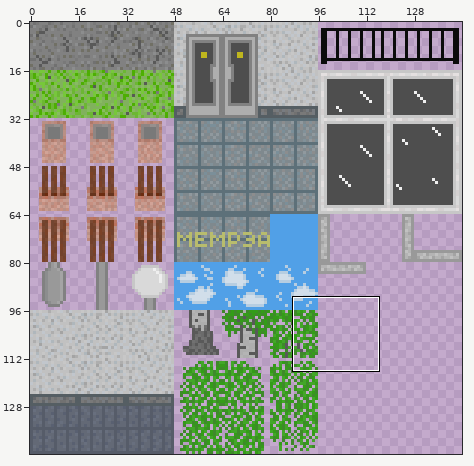
One commit to this sprite sheet: android/assets/maps/tiles/square_tiles.png. The picture above shows the old version from afar; the outline marks the close-up.
Close-up. As it was:
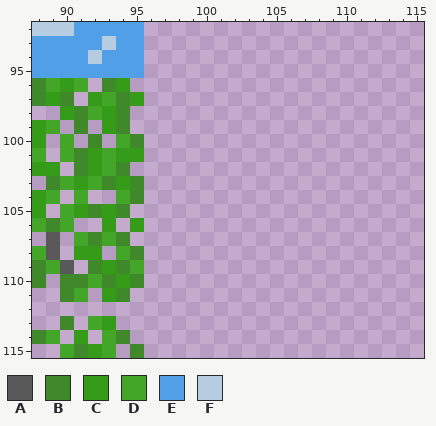
The file is 144x144 pixels. Colours within 5 levels of each other are drawn and written as one. Shown: x 88..115, y 92..115.
Palette (. is transparent): A #595959  B #3f892b  C #349c19  D #43a629  E #51a0e7  F #b6cde1
Pixels before, first column x 88:
 92 FFFEEEEE
 93 EEEEEFEE
 94 EEEEFEEE
 95 EEEEEEEE
 96 BDCD.BC.
 97 BCB.CDBC
 98 ..CBDCB.
 99 CD.B.CB.
100 C.D.B.DB
101 D.DBCDCC
102 CC.BCDB.
103 .BDCDBCB
104 CD.D..DB
105 C.DCBCB.
106 DBD..C.C
107 .A.DBDB.
108 DA.CC.DB
109 BDA.BCBD
110 B.BBDBCB
111 ..BD.CB.
112 ........
113 ..B.DC..
114 BD.C.DB.
115 ..DBCD.B
And afterwards:
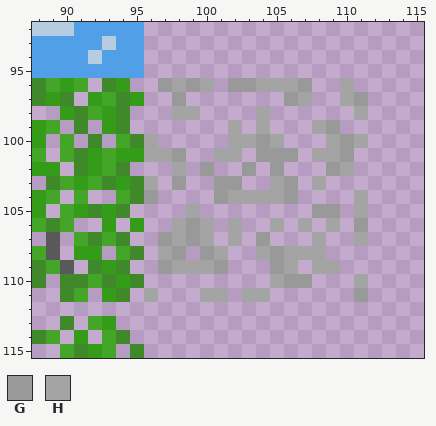
Colours new in this view: G #999999  H #a4a4a4
Change:
Changed rows in their new state; - is an unchanged pixel.
first column x 95:
 96 --GHGH-GGHHHG--H-
 97 ---G-------GH--HG
 98 ---HH----H------H
 99 -------H-H---HG--
100 -H-----HHGH---HGH
101 -HHG--HH-GGG-HHG-
102 ---H-G--G-G---GH-
103 -H-G--GG--HG-H---
104 -G----GHHHHG----H
105 ----H--------GG-H
106 ---HGH-H--H-H-H-G
107 --GHGH-H-G---H--H
108 --HG-GH--HGHHH---
109 .-GHHHG---GH-HH--
110 ----------HGG---H
111 -H---HH-HH------G
